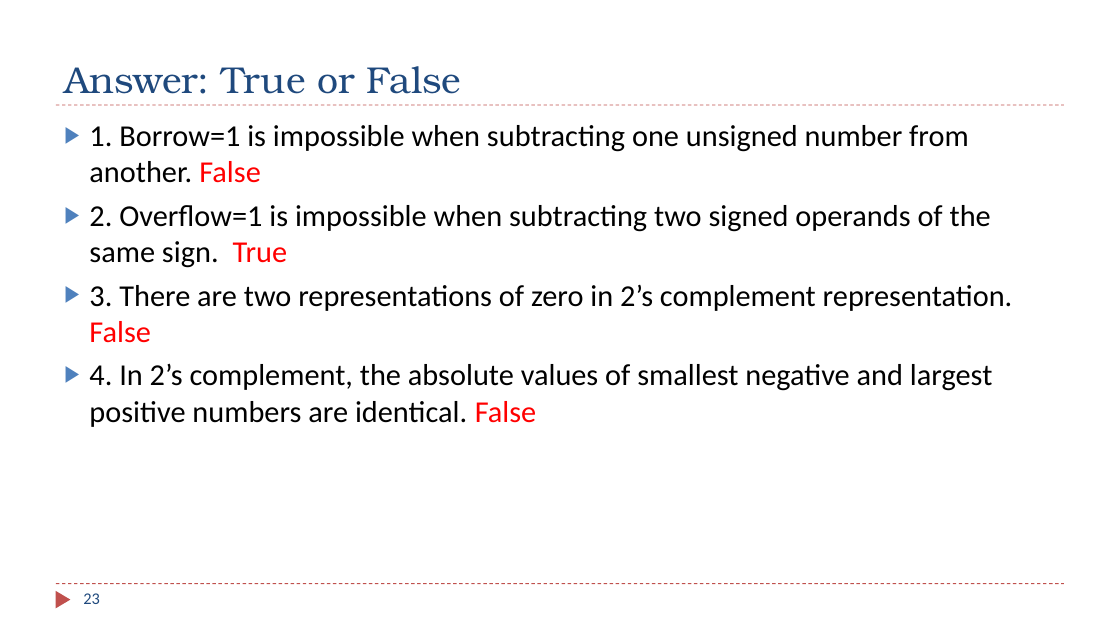
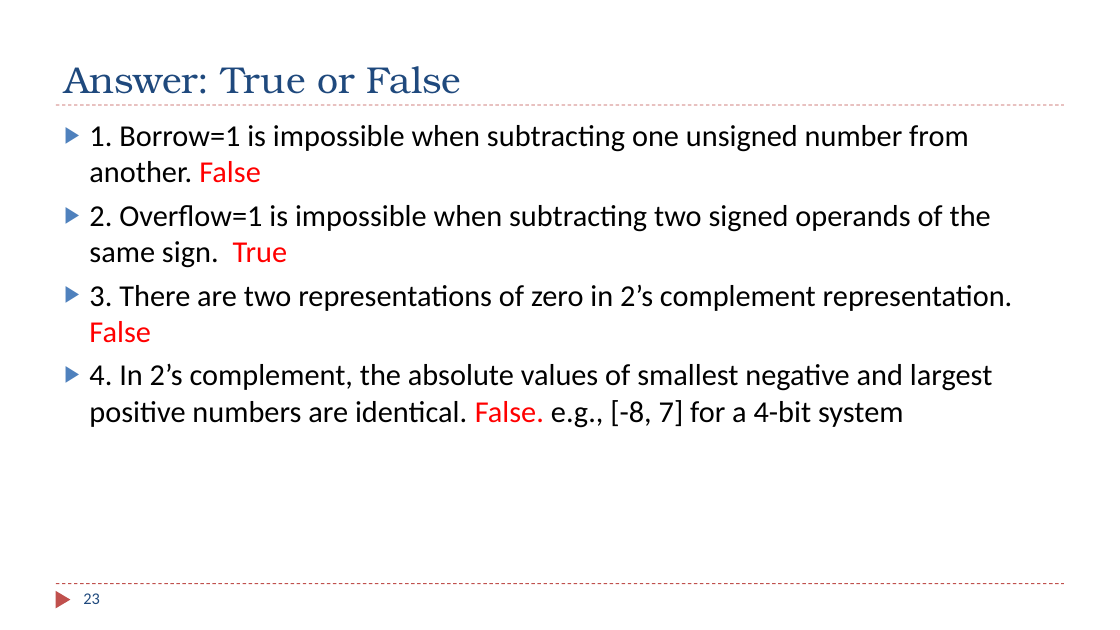
Before and after one commit to guhofstra/CSC111Sp26, a slide deck: slide 23 of PPTs/Ch2_Data_Representation_Exercises ANS.pptx. Drawn at 1120x630 pixels with LibreOffice and Linux fonts; fonts in the diff are those of the drawing. Boxes give left, top, right and bottom in pixels: in the first picture for what was removed or moved away, otherwise in the second. Text is boxed around its words. In the diff, an @@ line names an element or a change of style, - is before the commit and + after.

```diff
--- a/PPTs/Ch2_Data_Representation_Exercises ANS.pptx
+++ b/PPTs/Ch2_Data_Representation_Exercises ANS.pptx
@@ text at box(89, 363, 992, 428): text changed @@
-▶ 4. In 2’s complement, the absolute values of smallest negative and largest positive numbers are identical. False
+▶ 4. In 2’s complement, the absolute values of smallest negative and largest positive numbers are identical. False. e.g., [-8, 7] for a 4-bit system
```
Also in this commit, not shown: 9 other slides changed, 21 other files.
